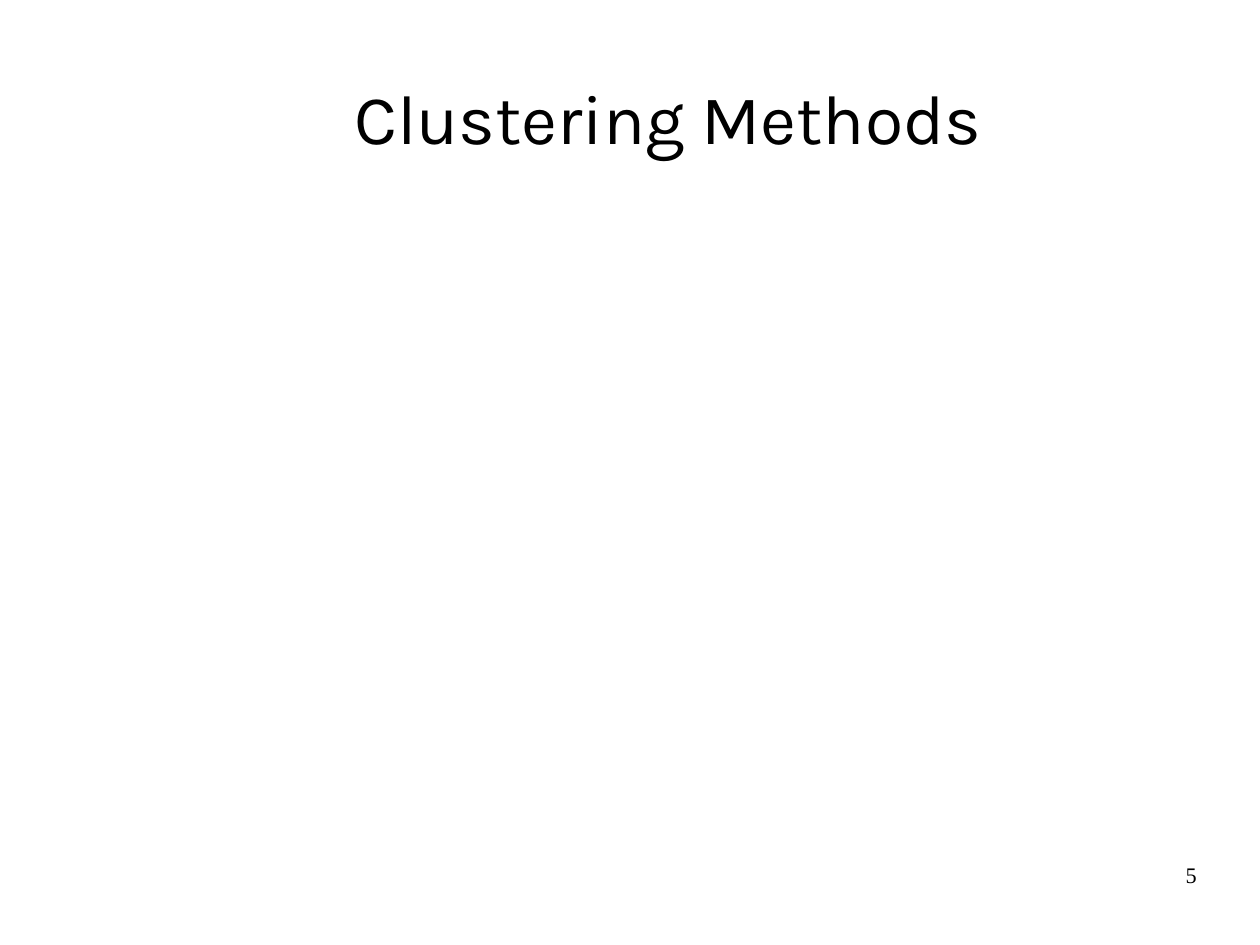
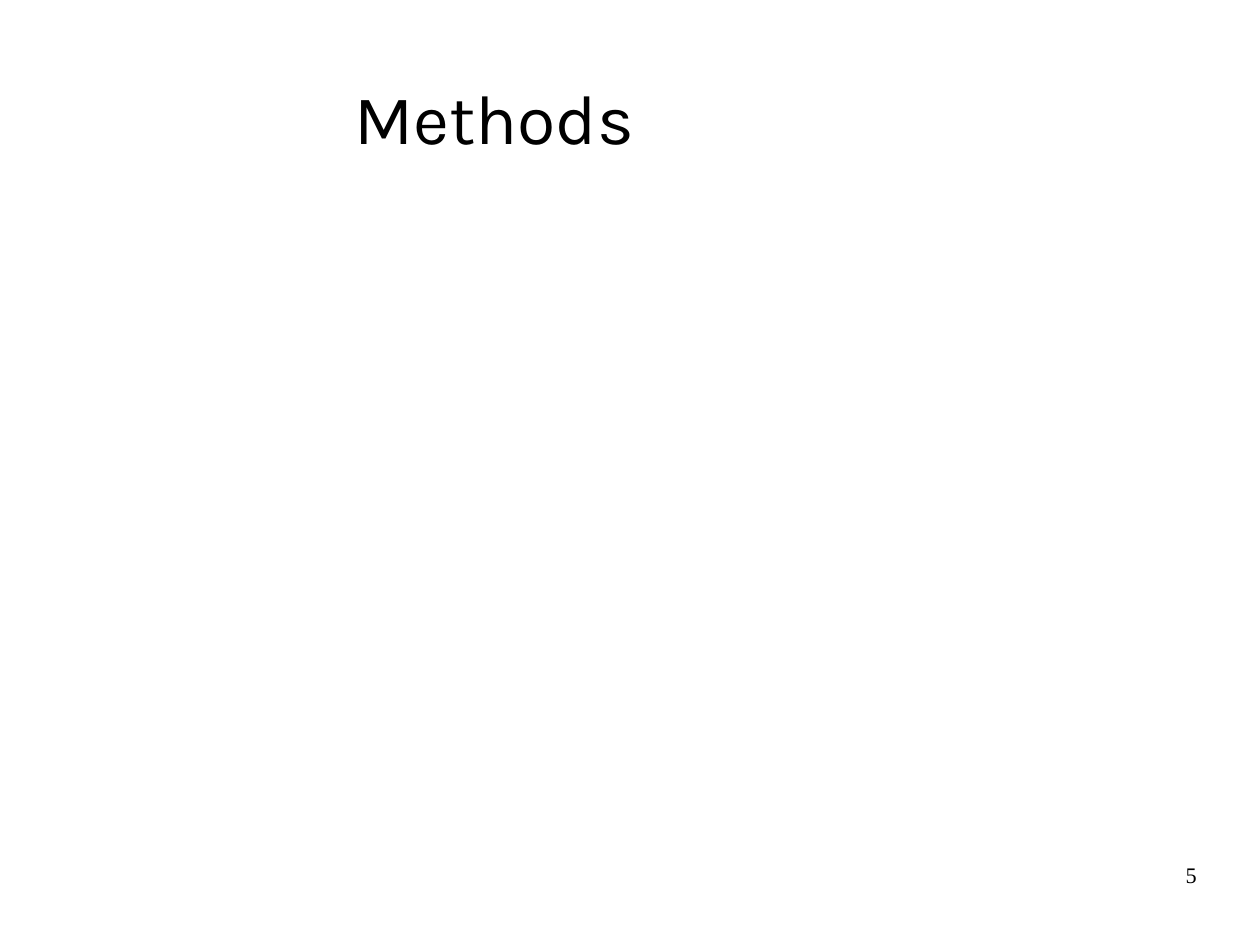
Before and after one commit to jrouly/stackmining, a slide deck: slide 5 of presentation/rouly_wells_presentation.odp. Drawn at 1260x945 pixels with LibreOffice and Linux fonts; fonts in the diff are those of the drawing; background and template pictures are left out. Boxes give left, top, right and bottom in pixels: in the first picture for what was removed or moved away, otherwise in the second. Text is boxed around its words. In the diff, an @@ line names an element or a change of style, - is before the commit and + after.

```diff
--- a/presentation/rouly_wells_presentation.odp
+++ b/presentation/rouly_wells_presentation.odp
@@ title at (354,96,633,145): text changed @@
-Clustering Methods
+Methods
```
Also in this commit, not shown: 2 other slides changed, 1 slide added, 1 slide removed.
